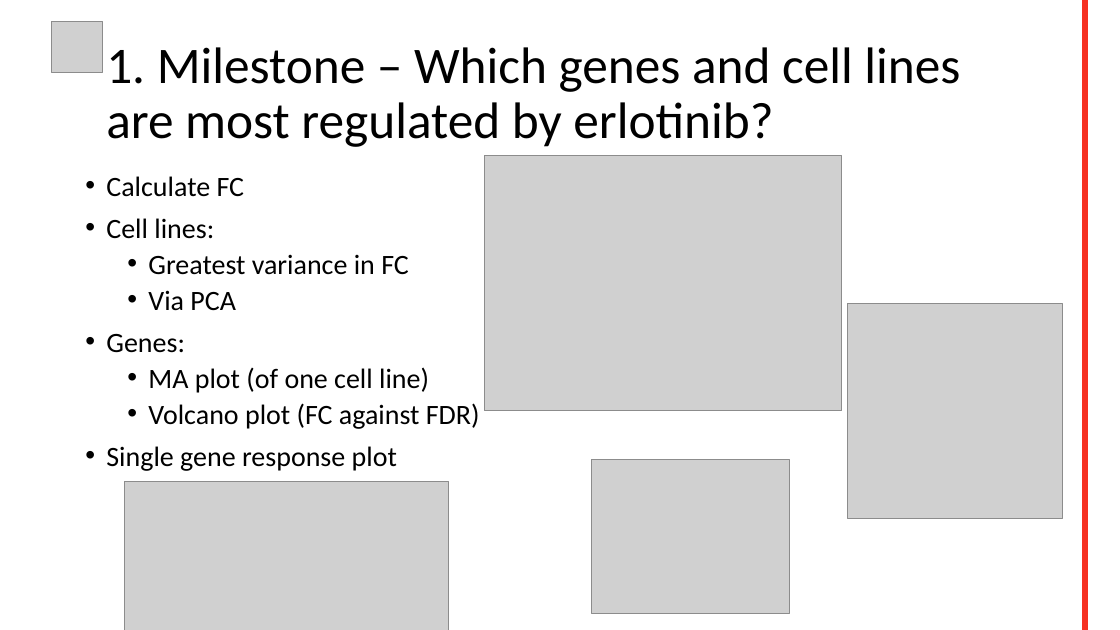
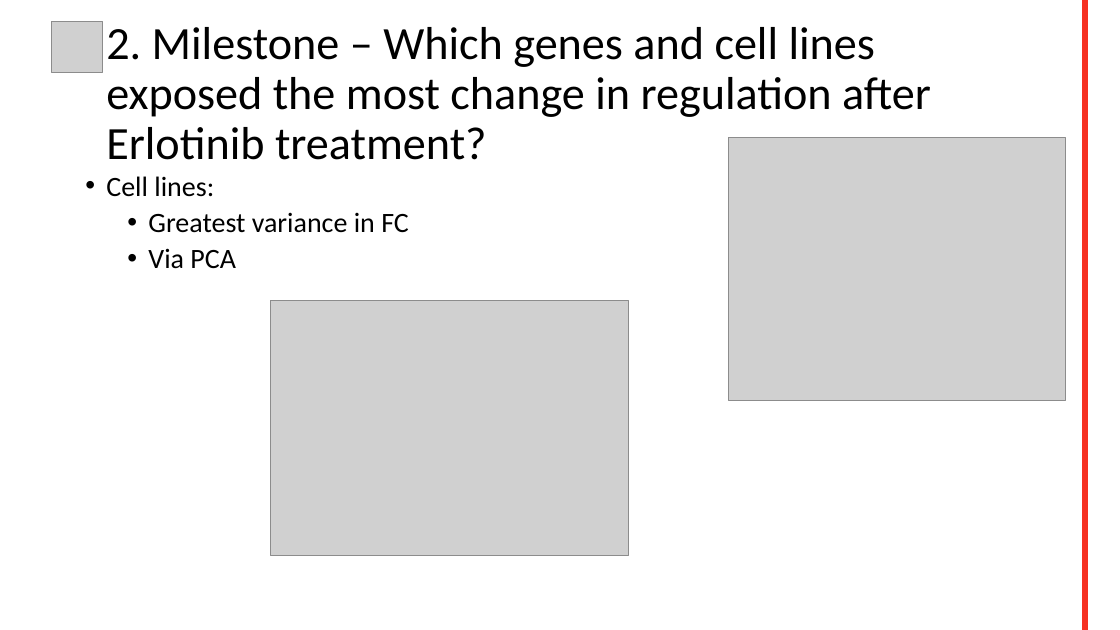
Before and after one commit to datascience-mobi/group-04-project-2-4, a slide deck: slide 5 of Project proposal.pptx (slide 4 before the commit). Drawn at 1120x630 pixels with LibreOffice and Linux fonts; fonts in the diff are those of the drawing; grey boxes stand for pictures; background and template pictures are left out. Boxes give left, top, right and bottom in pixels: in the first picture for what was removed or moved away, otherwise in the second. Text is boxed around its words. In the diff, an @@ line names an element or a change of style, - is before the commit and + after.

Commit message:
Update milestones

```diff
--- a/Project proposal.pptx
+++ b/Project proposal.pptx
@@ title at [106,27,931,160]: text changed; size 44 to 39.6 pt @@
-1. Milestone – Which genes and cell lines are most regulated by erlotinib?
+2. Milestone – Which genes and cell lines exposed the most change in regulation after Erlotinib treatment?
@@ picture: place and size @@
-picture at [592,460,789,614]
+picture at [729,138,1066,400]
@@ text at [106,176,245,197]: paragraph removed @@
-• Calculate FC
@@ picture: place and size @@
-picture at [484,155,842,411]
+picture at [271,300,628,555]
@@ picture removed at [848,303,1063,518] @@
@@ text at [106,334,480,471]: paragraphs removed @@
-• Genes:
-  • MA plot (of one cell line)
-  • Volcano plot (FC against FDR)
-• Single gene response plot
@@ picture removed at [124,481,449,630] @@
```
Also in this commit, not shown: 3 other slides changed, 2 slides added.
